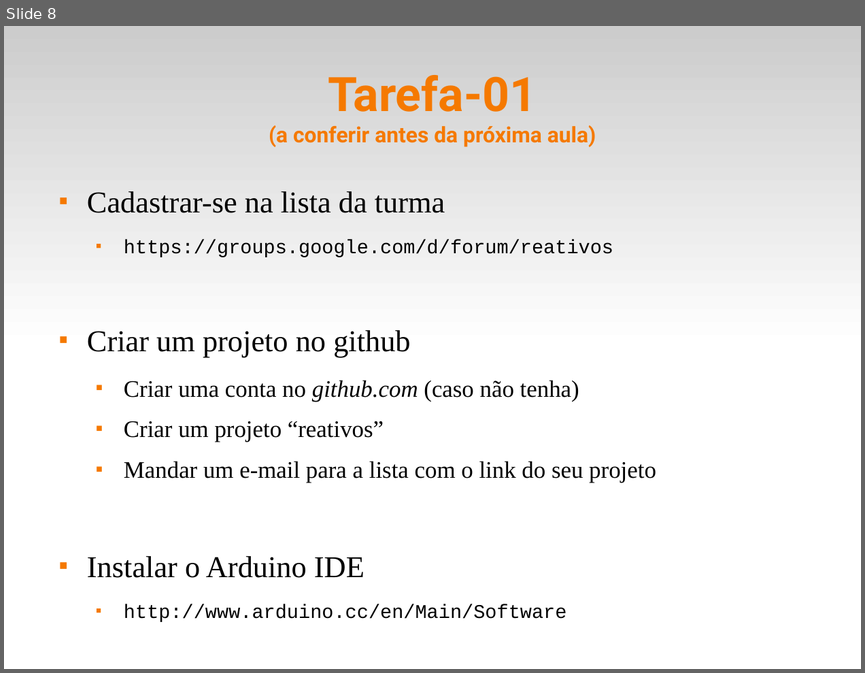
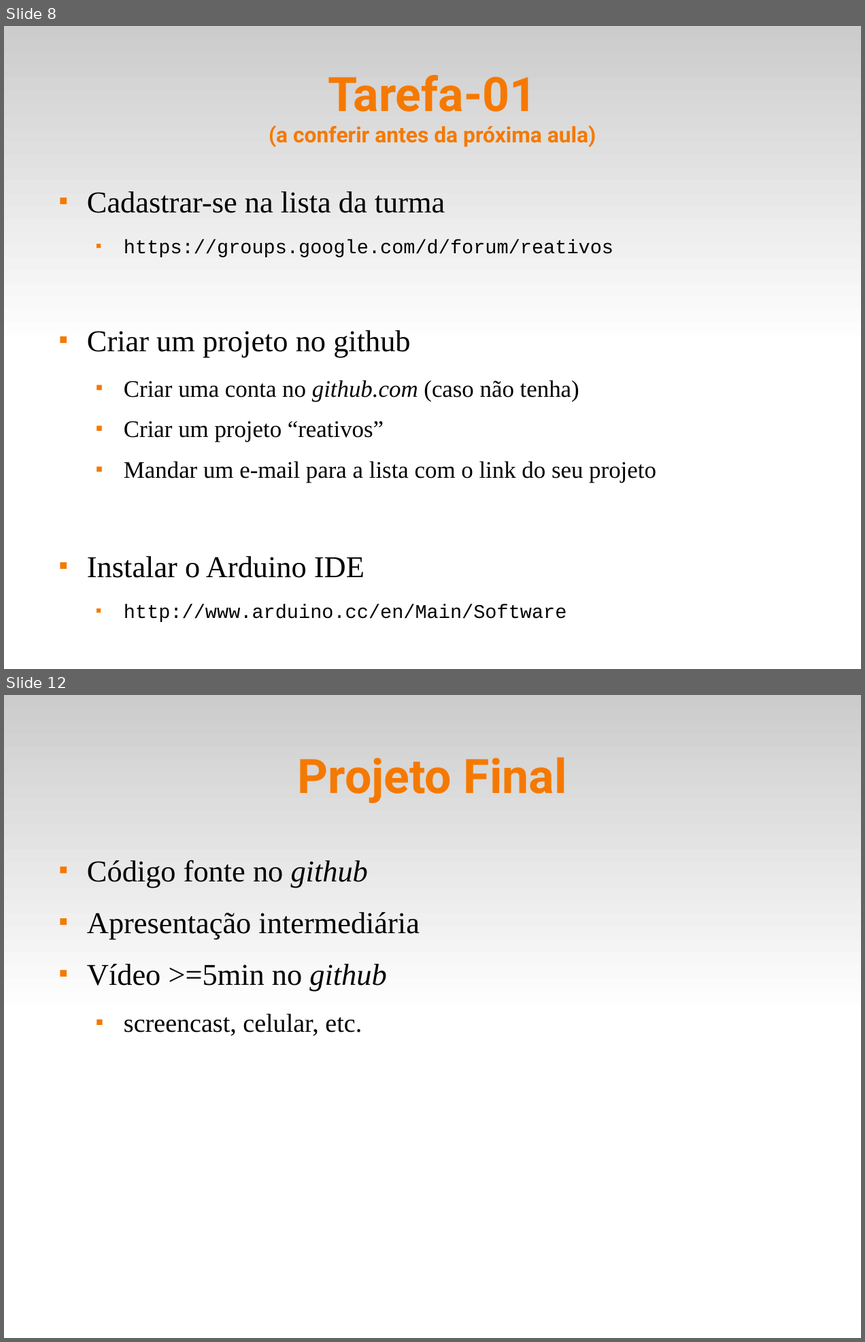
Before and after one commit to fsantanna-uerj/reativos, a slide deck: slides/00_intro.odp. Shown one above the other, each under a label of ours: slide 8 before the commit, slides 8 and 12 after it; the slides between them are not shown. The pictures are 865x673 and 865x1342 pixels, drawn with LibreOffice and Linux fonts; fonts in the diff are those of the drawing. Boxes give left, top, right and bottom in pixels: in the first picture for what was removed or moved away, otherwise in the second. Text is boxed around its words. In the diff, an @@ line names an element or a change of style, - is before the commit and + after.

```diff
--- a/slides/00_intro.odp
+++ b/slides/00_intro.odp
@@ slide 12 added at <box>4,695,861,1338</box>, background #FFFFFF; not listed: 1 template element that a slide beside it also shows @@
@@ title added at <box>298,757,567,803</box>, 44 pt, text #F57900, bold @@
+Projeto Final
@@ text added at <box>87,860,419,1036</box>, 28 pt, text #000000 @@
+■ Código fonte no github
+■ Apresentação intermediária
+■ Vídeo >=5min no github
+  ■ screencast, celular, etc.
```
Also in this commit, not shown: 1 slide changed, 1 other slide added, 2 other files.
